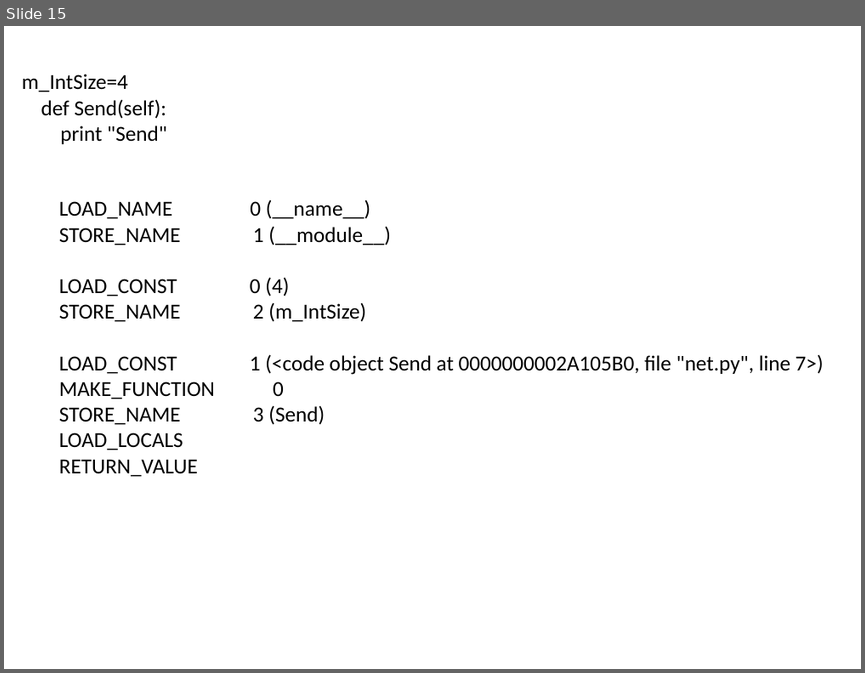
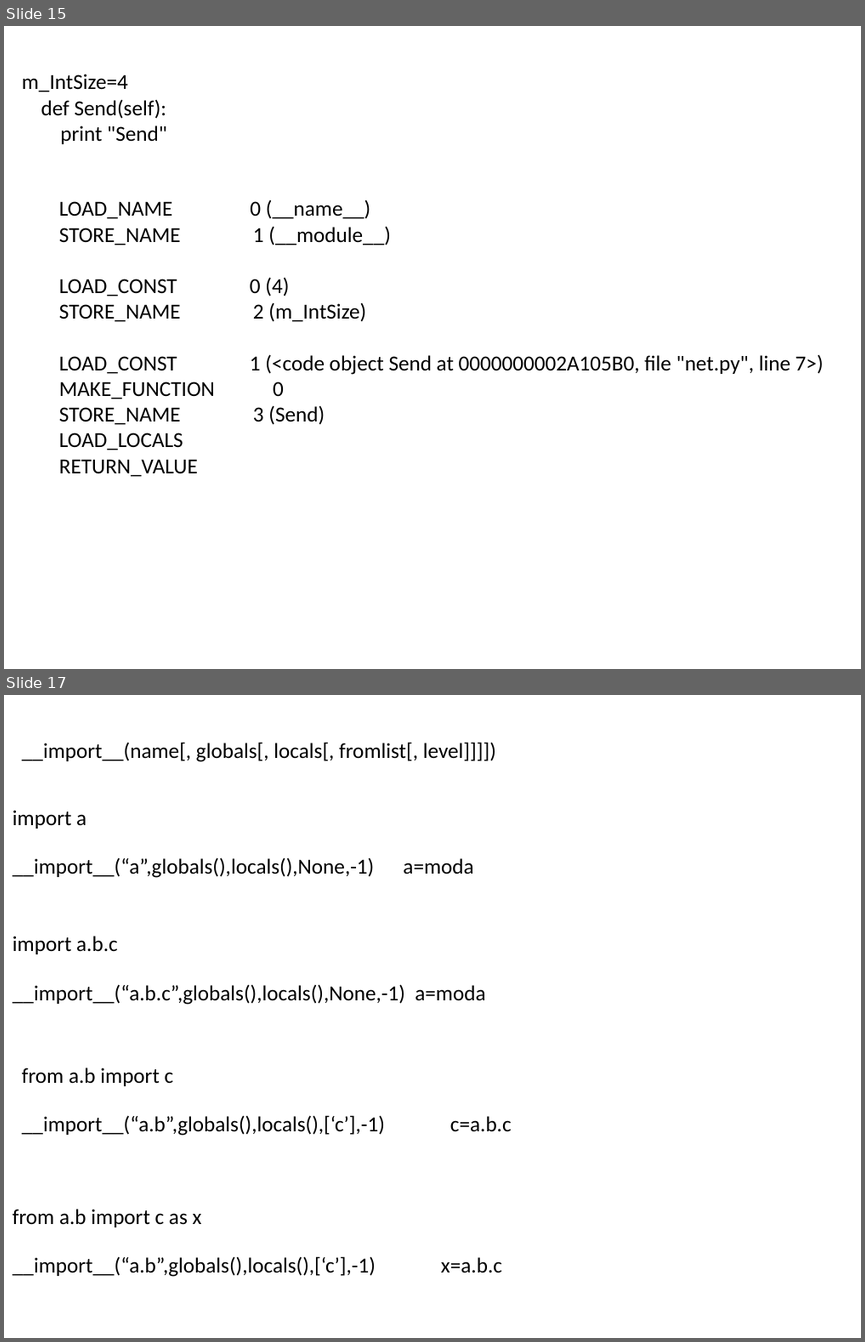
Before and after one commit to menfeng/studynote, a slide deck: python/source code/import/import.pptx. Shown one above the other, each under a label of ours: slide 15 before the commit, slides 15 and 17 after it; the slides between them are not shown. The pictures are 865x673 and 865x1342 pixels, drawn with LibreOffice and Linux fonts; fonts in the diff are those of the drawing. Boxes give left, top, right and bottom in pixels: in the first picture for what was removed or moved away, otherwise in the second. Text is boxed around its words. In the diff, an @@ line names an element or a change of style, - is before the commit and + after.

Commit message:
ppt

```diff
--- a/python/source code/import/import.pptx
+++ b/python/source code/import/import.pptx
@@ slide 17 added at bbox=[4, 695, 861, 1338], background #FFFFFF @@
@@ text added at bbox=[22, 742, 496, 762], 18 pt, text #000000 @@
+__import__(name[, globals[, locals[, fromlist[, level]]]])
@@ text added at bbox=[12, 810, 86, 828], 18 pt, text #000000 @@
+import a
@@ text added at bbox=[12, 857, 473, 878], 18 pt, text #000000 @@
+__import__(“a”,globals(),locals(),None,-1) a=moda
@@ text added at bbox=[12, 936, 118, 954], 18 pt, text #000000 @@
+import a.b.c
@@ text added at bbox=[12, 984, 485, 1004], 18 pt, text #000000 @@
+__import__(“a.b.c”,globals(),locals(),None,-1) a=moda
@@ text added at bbox=[22, 1067, 174, 1086], 18 pt, text #000000 @@
+from a.b import c
@@ text added at bbox=[22, 1115, 511, 1135], 18 pt, text #000000 @@
+__import__(“a.b”,globals(),locals(),[‘c’],-1) c=a.b.c
@@ text added at bbox=[12, 1208, 202, 1227], 18 pt, text #000000 @@
+from a.b import c as x
@@ text added at bbox=[12, 1256, 502, 1276], 18 pt, text #000000 @@
+__import__(“a.b”,globals(),locals(),[‘c’],-1) x=a.b.c
```
Also in this commit, not shown: 4 other slides added, 1 slide removed, 1 other file.
